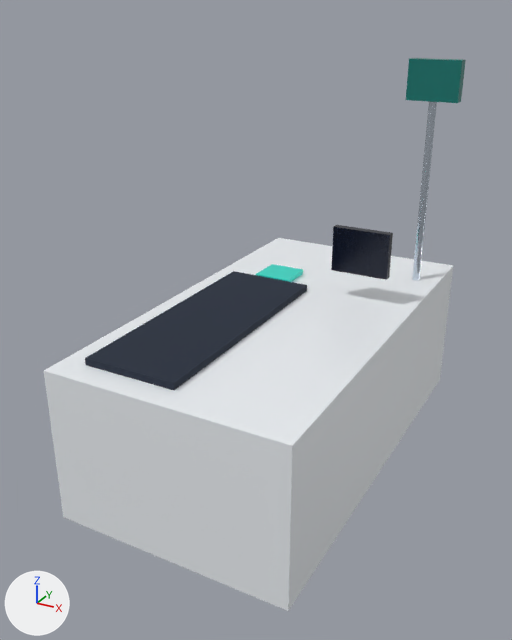
The glTF model public/models/furniture/checkout.glb as it was, and as the next commit left it.
One viewpoint serves both versions: a camera (50 mm lens) standing at (1.78, -3.58, 2.6) and looking at (-0.07, -0.21, 0.91). The axes (+X, +Y, +Z) are drawn at lower left. The lights are the same throughout. The picture after the commit comes second. Where no turn or scale is listed for an object, it has been applied to the vertices. Vertices at exactly the same position are counted once.

Before the edit, the objects in view are built like this:
```python
ob_barcode_scanner = bpy.data.objects.new('Barcode_Scanner', me_barcode_scanner_mesh)
ob_barcode_scanner.location = (-0.28, 0.5, 0.94)
ob_conveyor_belt = bpy.data.objects.new('Conveyor_Belt', me_conveyor_belt_mesh)
ob_conveyor_belt.location = (-0.28, -0.4, 0.94)
ob_counter_body = bpy.data.objects.new('Counter_Body', me_counter_body_mesh)
ob_counter_body.location = (0.0, 0.0, 0.46)
ob_lane_sign_box = bpy.data.objects.new('Lane_Sign_Box', me_lane_sign_box_mesh)
ob_lane_sign_box.location = (0.55, 0.9, 2.2)
ob_lane_sign_pole = bpy.data.objects.new('Lane_Sign_Pole', me_lane_sign_pole_mesh)
ob_lane_sign_pole.location = (0.55, 0.9, 1.55)
ob_pos_monitor = bpy.data.objects.new('POS_Monitor', me_pos_monitor_mesh)
ob_pos_monitor.location = (0.35, 0.35, 1.24)
```
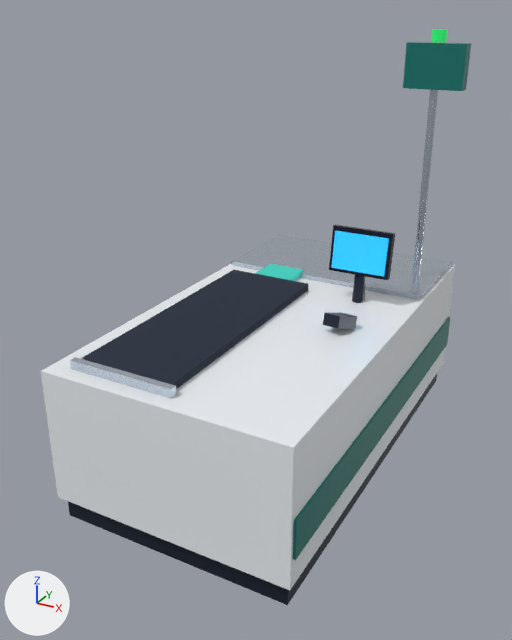
Where the newer file only moved an object's origin or applied its transform, the numbers keep the older frame.

Boxes (x1, y1, x2, y2) around the edits, measured in the pictures (512 x 640 px):
'Counter_Body', rescaled
    before: (44, 238, 453, 611)
    after: (41, 264, 455, 590)
'Conveyor_Belt', rescaled
    before: (85, 271, 307, 390)
    after: (81, 270, 308, 389)
'Side_Accent_Panel', added
    after: (293, 317, 450, 560)
'Stainless_BagWell', added (pale blue)
    after: (231, 234, 452, 300)
'Kickplate_Base', added
    after: (68, 374, 437, 605)
'Lane_Sign_Box', moved, rescaled (13% wider, 9% taller)
    before: (406, 58, 466, 103)
    after: (403, 42, 471, 91)
'POS_Monitor', recoloured, reshaped (6% wider)
    before: (331, 225, 393, 280)
    after: (329, 225, 395, 280)
'POS_Screen_Glow', added (blue)
    after: (331, 231, 389, 277)
'Belt_Chrome_Trim', added (pale blue)
    after: (70, 357, 176, 399)
'Barcode_Scanner', moved
    before: (256, 264, 303, 282)
    after: (255, 264, 304, 281)
'Card_Terminal', added
    after: (323, 313, 357, 329)
'POS_Stand', added
    after: (352, 275, 365, 303)
'Lane_Status_Beacon', added
    after: (431, 29, 448, 42)

What changed in the scene script:
```text
Change mat_screendark:
    mat_screendark.base_color: (0.0048, 0.0086, 0.0232) -> (0.013, 0.0222, 0.0437)  # black #0f172a -> dark blue #1e293b
Change me_counter_body_mesh:
    remove me_counter_body_mesh.from_pydata(...)  # 8 vertices, 12 faces; spans x -0.7..0.7, y -1.3..1.3, z -0.46..0.46
    add me_counter_body_mesh.from_pydata(...)  # 8 vertices, 12 faces; spans x -0.71..0.71, y -1.31..1.31, z -0.39..0.39
    me_counter_body_mesh part 1: the whole mesh is scaled about its middle by (1.01, 1.01, 0.848)
Change me_conveyor_belt_mesh:
    remove me_conveyor_belt_mesh.from_pydata(...)  # 8 vertices, 12 faces; spans x -0.28..0.28, y -0.75..0.75, z -0.02..0.02
    add me_conveyor_belt_mesh.from_pydata(...)  # 8 vertices, 12 faces; spans x -0.28..0.28, y -0.78..0.78, z -0.02..0.02
    me_conveyor_belt_mesh part 2: the whole mesh is scaled about its middle by (1.02, 1.04, 1.13)
Change me_pos_monitor_mesh:
    remove me_pos_monitor_mesh.from_pydata(...)  # 8 vertices, 12 faces; spans x -0.18..0.18, y -0.025..0.025, z -0.14..0.14
    add me_pos_monitor_mesh.from_pydata(...)  # 8 vertices, 12 faces; spans x -0.19..0.19, y -0.043..0.043, z -0.142..0.142
    me_pos_monitor_mesh part 3
    me_pos_monitor_mesh.vertices[0].co: (0.18, -0.025, 0.14) -> (0.19, -0.001, 0.142)  # pixel (390, 235) -> pixel (393, 233)
    me_pos_monitor_mesh.vertices[1].co: (0.18, 0.025, 0.14) -> (0.19, 0.043, 0.135)  # pixel (392, 232) -> pixel (395, 233)
    me_pos_monitor_mesh.vertices[2].co: (0.18, -0.025, -0.14) -> (0.19, -0.043, -0.135)  # pixel (386, 279) -> pixel (387, 280)
    me_pos_monitor_mesh.vertices[3].co: (0.18, 0.025, -0.14) -> (0.19, 0.001, -0.142)  # pixel (389, 277) -> pixel (389, 279)
    me_pos_monitor_mesh.vertices[4].co: (-0.18, 0.025, 0.14) -> (-0.19, 0.043, 0.135)  # pixel (336, 224)
    me_pos_monitor_mesh.vertices[5].co: (-0.18, -0.025, 0.14) -> (-0.19, -0.001, 0.142)  # pixel (333, 226) -> pixel (333, 225)
    me_pos_monitor_mesh.vertices[6].co: (-0.18, 0.025, -0.14) -> (-0.19, 0.001, -0.142)
    me_pos_monitor_mesh.vertices[7].co: (-0.18, -0.025, -0.14) -> (-0.19, -0.043, -0.135)  # pixel (331, 270) -> pixel (328, 269)
Change me_lane_sign_box_mesh:
    remove me_lane_sign_box_mesh.from_pydata(...)  # 8 vertices, 12 faces; spans x -0.16..0.16, y -0.04..0.04, z -0.12..0.12
    add me_lane_sign_box_mesh.from_pydata(...)  # 8 vertices, 12 faces; spans x -0.18..0.18, y -0.05..0.05, z -0.13..0.13
    me_lane_sign_box_mesh part 4: the whole mesh is scaled about its middle by (1.13, 1.25, 1.08)
Add me_card_terminal_mesh:
    me_card_terminal_mesh.from_pydata([(0.029, -0.078, 0.061), (0.076, 0.068, 0.016), (0.029, -0.099, -0.006), (0.076, 0.047, -0.051), (-0.029, 0.099, 0.006), (-0.076, -0.047, 0.051), (-0.029, 0.078, -0.061), (-0.076, -0.068, -0.016)], [], [(0, 2, 1), (2, 3, 1), (4, 6, 5), (6, 7, 5), (4, 5, 1), (5, 0, 1), (7, 6, 2), (6, 3, 2), (5, 7, 0), (7, 2, 0), (1, 3, 4), (3, 6, 4)])
    me_card_terminal_mesh.materials.append(mat_screendark_002)  # dark blue #1e293b
Add me_pos_screen_glow_mesh:
    me_pos_screen_glow_mesh.from_pydata([(0.17, 0.012, 0.114), (0.17, 0.022, 0.113), (0.17, -0.022, -0.113), (0.17, -0.012, -0.114), (-0.17, 0.022, 0.113), (-0.17, 0.012, 0.114), (-0.17, -0.012, -0.114), (-0.17, -0.022, -0.113)], [], [(0, 2, 1), (2, 3, 1), (4, 6, 5), (6, 7, 5), (4, 5, 1), (5, 0, 1), (7, 6, 2), (6, 3, 2), (5, 7, 0), (7, 2, 0), (1, 3, 4), (3, 6, 4)])
    me_pos_screen_glow_mesh.materials.append(mat_posglow)  # blue #38bdf8, glowing blue #0284c7
Change ob_counter_body:
    ob_counter_body.location: (0.0, 0.0, 0.46) -> (0.0, 0.0, 0.53)
Change ob_conveyor_belt:
    ob_conveyor_belt.location: (-0.28, -0.4, 0.94) -> (-0.28, -0.42, 0.945)
Change ob_barcode_scanner:
    ob_barcode_scanner.location: (-0.28, 0.5, 0.94) -> (-0.28, 0.48, 0.945)
Change ob_lane_sign_box:
    ob_lane_sign_box.location: (0.55, 0.9, 2.2) -> (0.55, 0.9, 2.28)
Add ob_lane_status_beacon:
    ob_lane_status_beacon = bpy.data.objects.new('Lane_Status_Beacon', me_lane_status_beacon_mesh)  # 36 vertices, 64 faces; spans x -0.045..0.045, y -0.045..0.045, z -0.035..0.035; in mat_opengreen (green #22c55e, glowing green #16a34a)
    ob_lane_status_beacon.location = (0.55, 0.9, 2.45)
Add ob_card_terminal:
    ob_card_terminal = bpy.data.objects.new('Card_Terminal', me_card_terminal_mesh)
    ob_card_terminal.location = (0.42, -0.12, 0.98)
Add ob_pos_screen_glow:
    ob_pos_screen_glow = bpy.data.objects.new('POS_Screen_Glow', me_pos_screen_glow_mesh)
    ob_pos_screen_glow.location = (0.35, 0.32, 1.24)
Add ob_pos_stand:
    ob_pos_stand = bpy.data.objects.new('POS_Stand', me_pos_stand_mesh)  # 36 vertices, 64 faces; spans x -0.04..0.04, y -0.04..0.04, z -0.12..0.12; in mat_screendark (dark blue #1e293b)
    ob_pos_stand.location = (0.35, 0.35, 1.04)
Add ob_belt_chrome_trim:
    ob_belt_chrome_trim = bpy.data.objects.new('Belt_Chrome_Trim', me_belt_chrome_trim_mesh)  # a box spanning x -0.31..0.31, y -0.02..0.02, z -0.025..0.025; in mat_chrome (pale blue #cbd5e1)
    ob_belt_chrome_trim.location = (-0.28, -1.2, 0.945)
Add ob_stainless_bagwell:
    ob_stainless_bagwell = bpy.data.objects.new('Stainless_BagWell', me_stainless_bagwell_mesh)  # a box spanning x -0.69..0.69, y -0.375..0.375, z -0.02..0.02; in mat_brushedsteel (pale blue #cbd5e1)
    ob_stainless_bagwell.location = (0.0, 0.92, 0.93)
Add ob_side_accent_panel:
    ob_side_accent_panel = bpy.data.objects.new('Side_Accent_Panel', me_side_accent_panel_mesh)  # a box spanning x -0.72..0.72, y -1.29..1.29, z -0.11..0.11; in mat_laneteal (dark cyan #0f766e)
    ob_side_accent_panel.location = (0.0, 0.0, 0.42)
Add ob_kickplate_base:
    ob_kickplate_base = bpy.data.objects.new('Kickplate_Base', me_kickplate_base_mesh)  # a box spanning x -0.68..0.68, y -1.27..1.27, z -0.07..0.07; in mat_kickplatecharcoal (dark blue #1e293b)
    ob_kickplate_base.location = (0.0, 0.0, 0.07)
```
